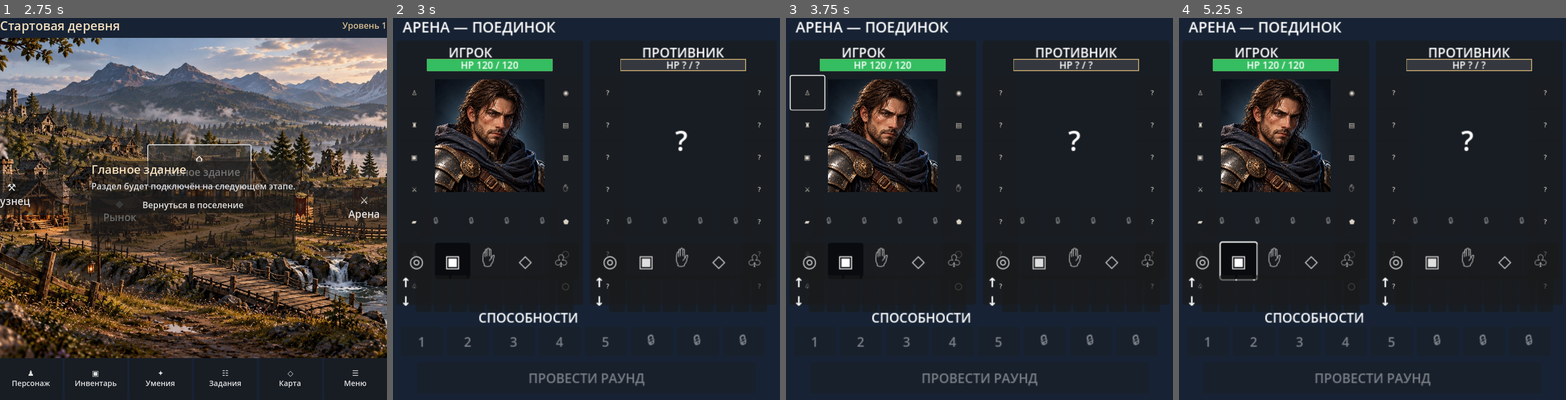
Above: before the commit, frames 1-4 (left to right).
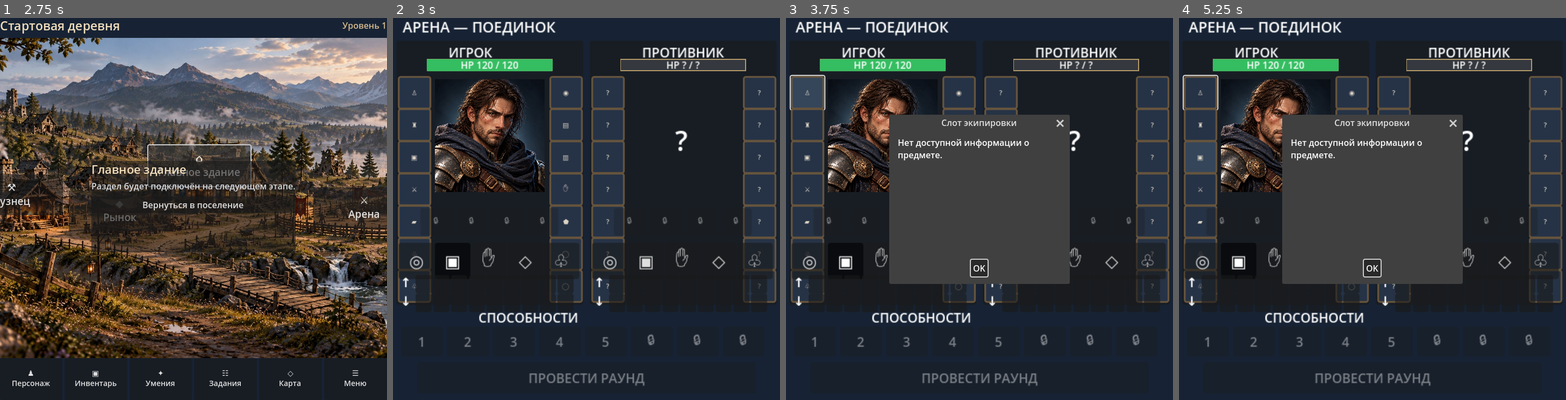
Above: after the commit, the same moments.

Repository: Archoniou1987/Battle-of-Artheon
Game: Godot game, scene res://scenes/main/main.tscn
Same seed, same stepped clock (60 frames per second), same inputs: the game is played once before the commit and once after it.
Inputs (mouse positions are in pixels of both pictures, inside the frame that each line leads up to):
- Up to frame 1 (2.75 s): click "⚒ Кузнец" at 0.5 s; click "◆ Рынок" at 1.25 s; click "⌂ Главное здание" at 2 s
- Up to frame 2 (3 s): click "⚔ Арена" at 2.75 s
- Up to frame 3 (3.75 s): click (809, 94) at 3.5 s, where only the run after the commit has a clickable "♙"
- Up to frame 4 (5.25 s): click (1202, 124) at 4.25 s, where only the run after the commit has a clickable "♜"; click "▣" at 5 s

Frame 1 is identical in both runs. In frame 2, 17% of the frame differs, in the area x 1-100%, y 15-75%; in frame 3, 30%; in frame 4, 31%, in the area x 0-100%, y 14-75%.

Commit message:
Open equipment information popups on arena item clicks

Diff:
--- a/ui/arena/arena_screen.gd
+++ b/ui/arena/arena_screen.gd
@@ -35,6 +35,8 @@
 var hp_label: Label
 var tabs: TabContainer
 var fighter_popup: AcceptDialog
+var item_popup: AcceptDialog
+var item_popup_text: RichTextLabel
 var fighter_popup_text: RichTextLabel
 var disclosed_enemy_stats: Dictionary = {}
 var disclosed_enemy_ratings: Dictionary = {}
@@ -113,6 +115,14 @@
 				details.text = "Нет активных эффектов" if fighter_name == "Игрок" else "Нет известных эффектов"
 				details.autowrap_mode = TextServer.AUTOWRAP_WORD_SMART
 				column.add_child(details)
+	item_popup = AcceptDialog.new()
+	item_popup.title = "Предмет"
+	item_popup.min_size = Vector2i(320, 260)
+	add_child(item_popup)
+	item_popup_text = RichTextLabel.new()
+	item_popup_text.bbcode_enabled = true
+	item_popup_text.custom_minimum_size = Vector2(290, 220)
+	item_popup.add_child(item_popup_text)
 	fighter_popup = AcceptDialog.new()
 	fighter_popup.title = "Характеристики"
 	fighter_popup.min_size = Vector2i(340, 370)
@@ -206,7 +216,7 @@
 			else:
 				enemy_slots[slot] = icon
 			icon.set_item({}, String(SLOT_SYMBOLS.get(slot, "◇")))
-			icon.disabled = true
+			icon.pressed.connect(_show_equipment_details.bind(is_player, slot))
 	var health_bar := ProgressBar.new()
 	health_bar.position = Vector2(38, 23)
 	health_bar.custom_minimum_size = Vector2(156, 15)
@@ -333,6 +343,35 @@
 				button.text = "%s\nКД %d" % [symbol, elixir_global_cooldown]
 				button.tooltip_text += " | Общее КД: %d раунд(ов)" % elixir_global_cooldown
 
+func _show_equipment_details(is_player: bool, slot: String) -> void:
+	var item: Dictionary = {}
+	if is_player:
+		if character != null and repository != null:
+			var instance_id: Variant = character.equipment.get_equipped_instance_id(slot)
+			if instance_id != null:
+				item = repository.get_item(String(instance_id))
+	else:
+		item = disclosed_enemy_equipment.get(slot, {})
+	if item.is_empty():
+		item_popup.title = "Слот экипировки"
+		item_popup_text.text = "Нет доступной информации о предмете."
+	else:
+		item_popup.title = String(item.get("name", "Предмет"))
+		var lines: PackedStringArray = []
+		lines.append("[b]%s[/b]" % String(item.get("name", "Предмет")))
+		for field in ["type", "rarity", "item_level", "description"]:
+			if item.has(field):
+				lines.append("%s: %s" % [field, str(item[field])])
+		for field in ["guaranteed_stats", "bonuses", "requirements"]:
+			var values: Variant = item.get(field, {})
+			if values is Dictionary and not values.is_empty():
+				lines.append("")
+				lines.append("[b]%s[/b]" % field)
+				for key in values:
+					lines.append("%s: %s" % [str(key), str(values[key])])
+		item_popup_text.text = "\n".join(lines)
+	item_popup.popup_centered()
+
 func _show_fighter_details(is_player: bool) -> void:
 	var primary: Dictionary = {}
 	var ratings: Dictionary = {}
